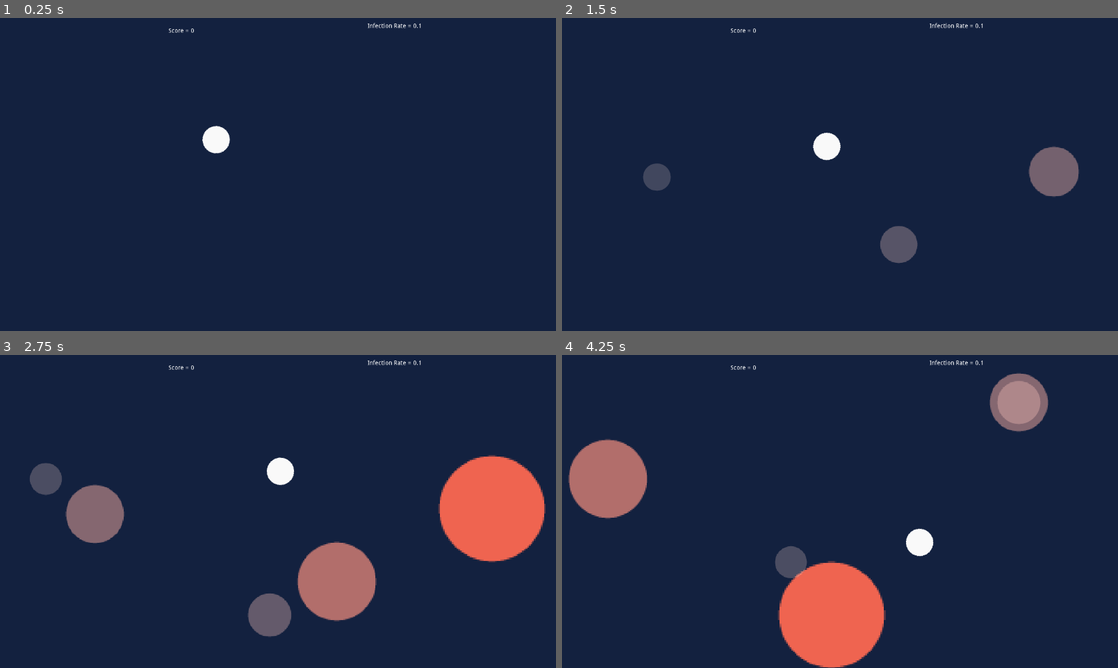
Above: before the commit, frames 1-4 (two rows, left to right).
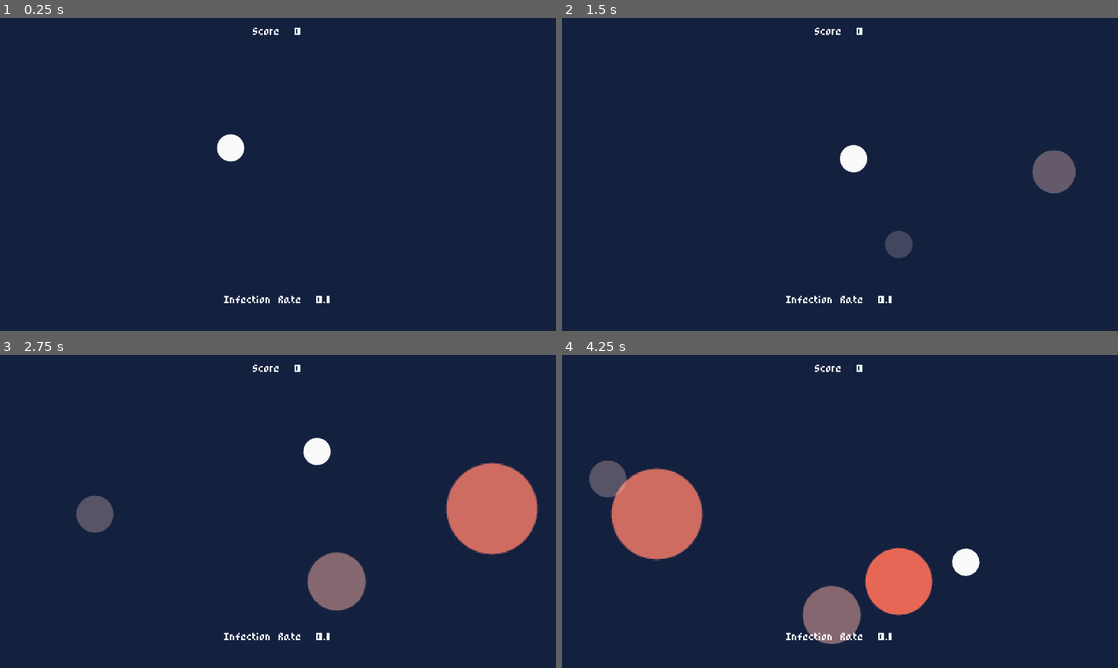
Above: after the commit, the same moments.

Repository: buildingonfire/bloodstream
Game: Godot game, scene res://scenes/World.tscn
Two runs of this game, one before a commit and one after it. Both use one fixed random seed, a clock stepped at 60 frames per second and the inputs below.
Inputs (mouse positions are in pixels of both pictures, inside the frame that each line leads up to):
- Up to frame 1 (0.25 s): no input
- Up to frame 2 (1.5 s): move the mouse to (962, 158) at 0.52 s; move the mouse to (728, 190) at 1.27 s
- Up to frame 3 (2.75 s): move the mouse to (333, 442) at 2.02 s
- Up to frame 4 (4.25 s): move the mouse to (812, 574) at 2.77 s; move the mouse to (1006, 558) at 3.52 s

The runs differ from the first frame. In frame 1, 0.9% of the frame differs, in the area x 30-76%, y 1-92%; in frame 2, 2.1%; in frame 3, 12%; in frame 4, 16%, in the area x 1-88%, y 1-100%.

Commit message:
tweak game timers
also game over screen

Diff:
--- a/scenes/EnemySpawner.tscn
+++ b/scenes/EnemySpawner.tscn
@@ -6,7 +6,9 @@
 [node name="EnemySpawner" type="Node2D"]
 script = ExtResource( 1 )
 
-[node name="SpawnPoints" type="Node2D" parent="."]
+[node name="SpawnPoints" type="Node2D" parent="." groups=[
+"SpawnPoints",
+]]
 
 [node name="Position2D" type="Position2D" parent="SpawnPoints"]
 position = Vector2( 1125.32, 212.144 )
@@ -84,12 +86,12 @@
 position = Vector2( 955.491, 619.267 )
 
 [node name="SpawnTimer" type="Timer" parent="."]
-wait_time = 0.5
+wait_time = 0.75
 autostart = true
 script = ExtResource( 2 )
 
 [node name="LevelTimer" type="Timer" parent="."]
-wait_time = 5.0
+wait_time = 6.0
 autostart = true
 
 [connection signal="timeout" from="SpawnTimer" to="." method="_on_SpawnTimer_timeout"]
--- a/scenes/GameOver.tscn
+++ b/scenes/GameOver.tscn
@@ -1,30 +1,59 @@
-[gd_scene format=2]
+[gd_scene load_steps=6 format=2]
+
+[ext_resource path="res://fonts/PixelRPG.ttf" type="DynamicFontData" id=1]
+[ext_resource path="res://scripts/GameOver.gd" type="Script" id=2]
+
+[sub_resource type="DynamicFont" id=1]
+size = 50
+font_data = ExtResource( 1 )
+
+[sub_resource type="DynamicFont" id=2]
+size = 32
+font_data = ExtResource( 1 )
+
+[sub_resource type="DynamicFont" id=3]
+size = 49
+font_data = ExtResource( 1 )
 
 [node name="Node2D" type="Node2D"]
+script = ExtResource( 2 )
 
 [node name="CenterContainer" type="CenterContainer" parent="."]
-margin_right = 1280.0
+margin_left = 1.88782
+margin_right = 1281.89
 margin_bottom = 720.0
 __meta__ = {
 "_edit_use_anchors_": false
 }
 
 [node name="VBoxContainer" type="VBoxContainer" parent="CenterContainer"]
-margin_left = 603.0
-margin_top = 344.0
-margin_right = 676.0
-margin_bottom = 376.0
+margin_left = 478.0
+margin_top = 289.0
+margin_right = 802.0
+margin_bottom = 431.0
 
 [node name="GameOver" type="Label" parent="CenterContainer/VBoxContainer"]
-margin_right = 73.0
-margin_bottom = 14.0
+margin_right = 324.0
+margin_bottom = 51.0
+custom_fonts/font = SubResource( 1 )
 text = "Game Over"
 align = 1
 valign = 1
 
-[node name="YourScore" type="Label" parent="CenterContainer/VBoxContainer"]
-margin_top = 18.0
-margin_right = 73.0
-margin_bottom = 32.0
+[node name="YourScoreIs" type="Label" parent="CenterContainer/VBoxContainer"]
+margin_top = 55.0
+margin_right = 324.0
+margin_bottom = 88.0
+custom_fonts/font = SubResource( 2 )
+text = "your score was"
 align = 1
 valign = 1
+
+[node name="ScoreLabel" type="Label" parent="CenterContainer/VBoxContainer"]
+margin_top = 92.0
+margin_right = 324.0
+margin_bottom = 142.0
+custom_fonts/font = SubResource( 3 )
+text = "[9]"
+align = 1
+valign = 1
--- a/scenes/World.tscn
+++ b/scenes/World.tscn
@@ -1,19 +1,32 @@
-[gd_scene load_steps=4 format=2]
+[gd_scene load_steps=7 format=2]
 
+[ext_resource path="res://fonts/PixelRPG.ttf" type="DynamicFontData" id=1]
 [ext_resource path="res://scenes/player.tscn" type="PackedScene" id=2]
 [ext_resource path="res://scenes/EnemySpawner.tscn" type="PackedScene" id=3]
 [ext_resource path="res://scripts/World.gd" type="Script" id=5]
+
+[sub_resource type="DynamicFont" id=1]
+size = 20
+font_data = ExtResource( 1 )
+
+[sub_resource type="DynamicFont" id=2]
+size = 20
+font_data = ExtResource( 1 )
 
 [node name="World" type="Node" groups=[
 "World",
 ]]
 script = ExtResource( 5 )
+__meta__ = {
+"_edit_vertical_guides_": [ 639.786 ]
+}
 
 [node name="BG" type="ColorRect" parent="."]
 margin_right = 1280.0
 margin_bottom = 720.0
 color = Color( 0.0784314, 0.133333, 0.25098, 1 )
 __meta__ = {
+"_edit_lock_": true,
 "_edit_use_anchors_": false
 }
 
@@ -24,27 +37,29 @@
 [node name="EnemySpawner" parent="." instance=ExtResource( 3 )]
 
 [node name="ScoreLabel" type="Label" parent="."]
-margin_left = 352.118
-margin_top = 22.8316
-margin_right = 483.118
-margin_bottom = 78.8316
+margin_left = 477.0
+margin_top = 22.0
+margin_right = 801.0
+margin_bottom = 77.0
+custom_fonts/font = SubResource( 1 )
 align = 1
 __meta__ = {
 "_edit_use_anchors_": false
 }
 
 [node name="InfectionRateLabel" type="Label" parent="."]
-margin_left = 842.933
-margin_top = 11.5051
-margin_right = 973.933
-margin_bottom = 67.5051
+margin_left = 507.0
+margin_top = 639.0
+margin_right = 772.0
+margin_bottom = 695.0
+custom_fonts/font = SubResource( 2 )
 align = 1
 __meta__ = {
 "_edit_use_anchors_": false
 }
 
 [node name="GameTimer" type="Timer" parent="."]
-wait_time = 4.0
+wait_time = 90.0
 one_shot = true
 autostart = true
 
--- a/scripts/EnemySpawner.gd
+++ b/scripts/EnemySpawner.gd
@@ -16,7 +16,7 @@
 	var spawn_location = get_spawn_position()
 	var enemy = Enemy.instance()
 	var main = get_tree().current_scene
-	main.add_child(enemy)
+	self.add_child(enemy)
 	enemy.global_position = spawn_location
 
 func _on_SpawnTimer_timeout():
--- /dev/null
+++ b/scripts/GameOver.gd
@@ -0,0 +1,6 @@
+extends Node2D
+
+onready var scoreLabel = $CenterContainer/VBoxContainer/ScoreLabel
+
+func set_score(val):
+	scoreLabel.text = String(val)
--- a/scripts/SpawnTimer.gd
+++ b/scripts/SpawnTimer.gd
@@ -5,4 +5,4 @@
 	print(wait_time)
 	var main = get_tree().current_scene
 	if main.is_in_group("World"):
-		main.set_infection_rate(0.5 - wait_time)
+		main.set_infection_rate(1.0 - wait_time)
--- a/scripts/World.gd
+++ b/scripts/World.gd
@@ -3,9 +3,13 @@
 var score : int = 0 setget set_score
 var infection_rate : float = 0.0 setget set_infection_rate
 
+const GameOverMessage = preload("res://scenes/GameOver.tscn")
+
+onready var player = $player
 onready var scoreLabel = $ScoreLabel
 onready var rateLabel = $InfectionRateLabel
 onready var enemySpawner = $EnemySpawner
+onready var spawnTimer = $EnemySpawner/SpawnTimer
 
 #score logic
 func set_score(value):
@@ -27,10 +31,15 @@
 	set_infection_rate(0.1)
 
 func _on_GameTimer_timeout():
-	end_game(score)
+	end_game()
 
-func end_game(score):
-	enemySpawner.queue_free()
-	yield(get_tree().create_timer(3.2), "timeout")
-	print("Game over! Your score: ", score)
-	get_tree().change_scene("res://scenes/GameOver.tscn")
+func end_game():
+	spawnTimer.queue_free()
+	yield(get_tree().create_timer(4.2), "timeout")
+	player.queue_free()
+	scoreLabel.queue_free()
+	rateLabel.queue_free()
+	var gameOver = GameOverMessage.instance()
+	var main = get_tree().current_scene
+	main.add_child(gameOver)
+	gameOver.set_score(score)
--- a/scripts/player.gd
+++ b/scripts/player.gd
@@ -1,4 +1,6 @@
 extends KinematicBody2D
+
+export var move_speed : float = 500.0
 
 func _process(_delta):
 	_look_at_mouse()
@@ -9,4 +11,4 @@
 
 func _move_to_mouse():
 	var direction = get_global_mouse_position() - position
-	move_and_slide(direction)
+	move_and_slide(direction.normalized() * move_speed)
